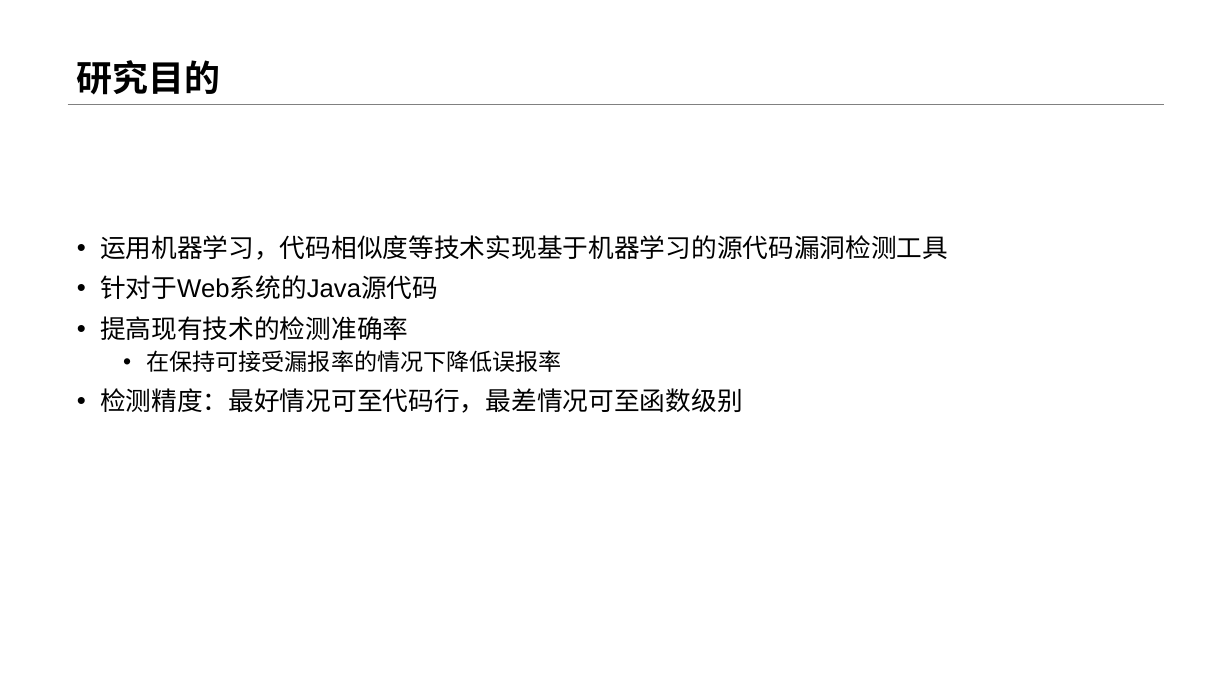
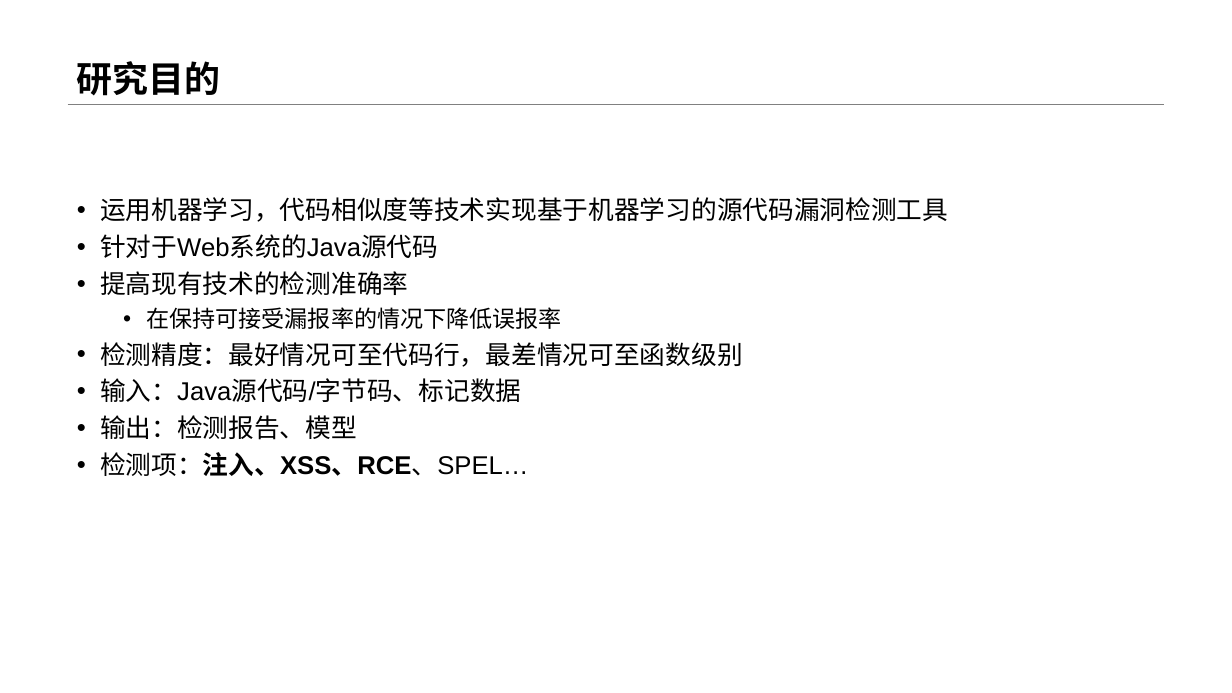
Before and after one commit to Anemone95/MLDetectVuln, a slide deck: slide 8 of 开题/基于深度学习的漏洞扫描系统.pptx (slide 6 before the commit). Drawn at 1232x693 pixels with LibreOffice and Linux fonts; fonts in the diff are those of the drawing. Boxes give left, top, right and bottom in pixels: in the first picture for what was removed or moved away, otherwise in the second. Text is boxed around its words. In the diff, an @@ line names an element or a change of style, - is before the commit and + after.

```diff
--- a/开题/基于深度学习的漏洞扫描系统.pptx
+++ b/开题/基于深度学习的漏洞扫描系统.pptx
@@ text "运用机器学习，代码相似度等技术实现基于机器学习的源代码漏洞检测工具": place and size @@
-text "运用机器学习，代码相似度等技术实现基于机器学习的源代码漏洞检测工具" at (100,235,948,413)
+text "运用机器学习，代码相似度等技术实现基于机器学习的源代码漏洞检测工具" at (100,197,948,476)
@@ text at (100,197,948,367): line spacing 0.9 to 1.2; less space between paragraphs @@
@@ text at (100,378,529,476): paragraphs added @@
+• 输入：Java源代码/字节码、标记数据
+• 输出：检测报告、模型
+• 检测项：注入、XSS、RCE、SPEL…
```
Also in this commit, not shown: 7 other slides changed, 10 slides added, 3 slides removed, 1 other file.
